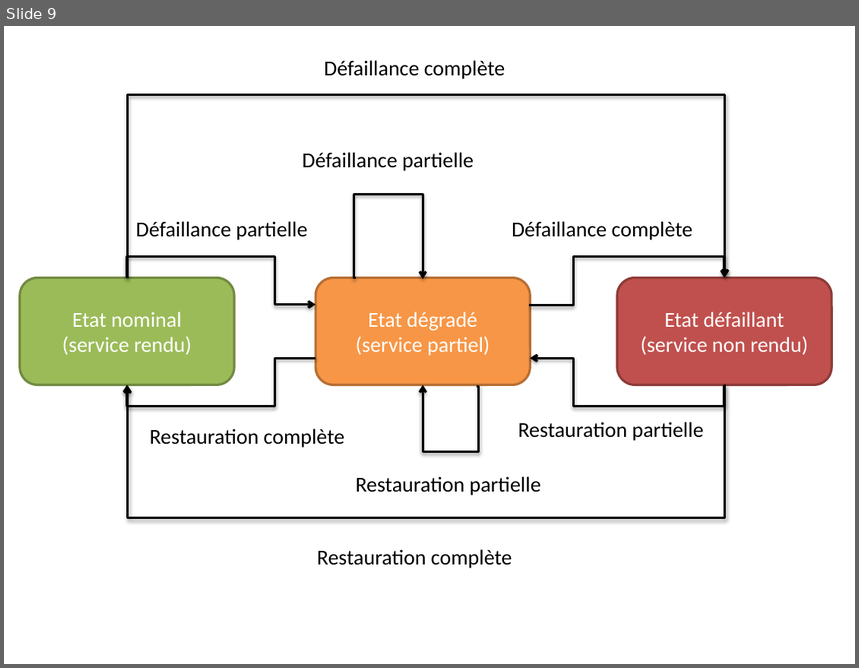
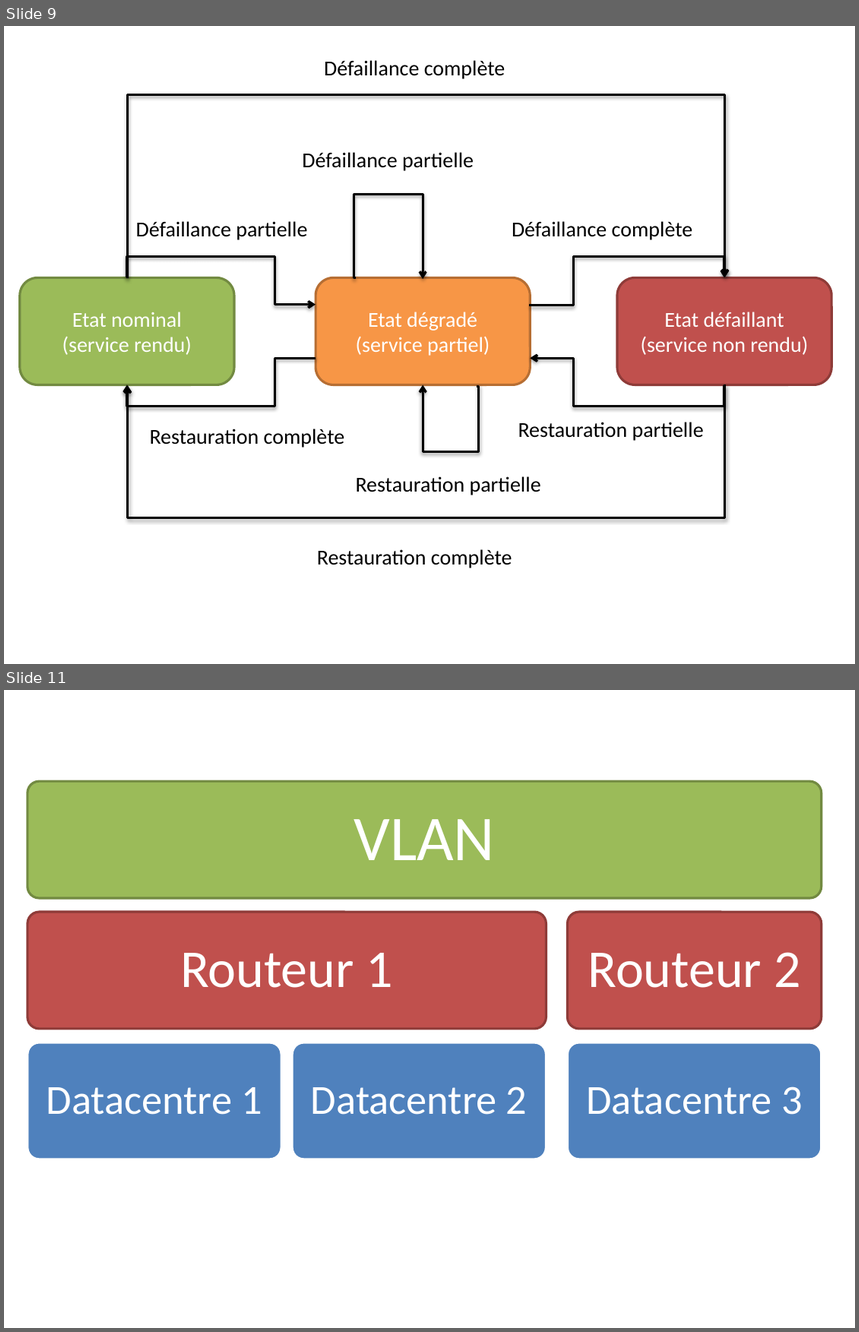
Before and after one commit to dduportal/dduportal.github.io, a slide deck: cours/ensg-asi-2014/src/raws/img_gen.pptx. Shown one above the other, each under a label of ours: slide 9 before the commit, slides 9 and 11 after it; the slides between them are not shown. The pictures are 859x668 and 859x1332 pixels, drawn with LibreOffice and Linux fonts; fonts in the diff are those of the drawing. Boxes give left, top, right and bottom in pixels: in the first picture for what was removed or moved away, otherwise in the second. Text is boxed around its words. In the diff, an @@ line names an element or a change of style, - is before the commit and + after.

```diff
--- a/cours/ensg-asi-2014/src/raws/img_gen.pptx
+++ b/cours/ensg-asi-2014/src/raws/img_gen.pptx
@@ slide 11 added at bbox=[4, 690, 855, 1328], background #FFFFFF @@
@@ group added at bbox=[28, 781, 822, 1159]: 6 rounded rectangles, 6 texts @@
+VLAN
+Routeur 1
+Datacentre 1
+Datacentre 2
+Routeur 2
+Datacentre 3
```
Also in this commit, not shown: 1 other slide added, 3 other files.
